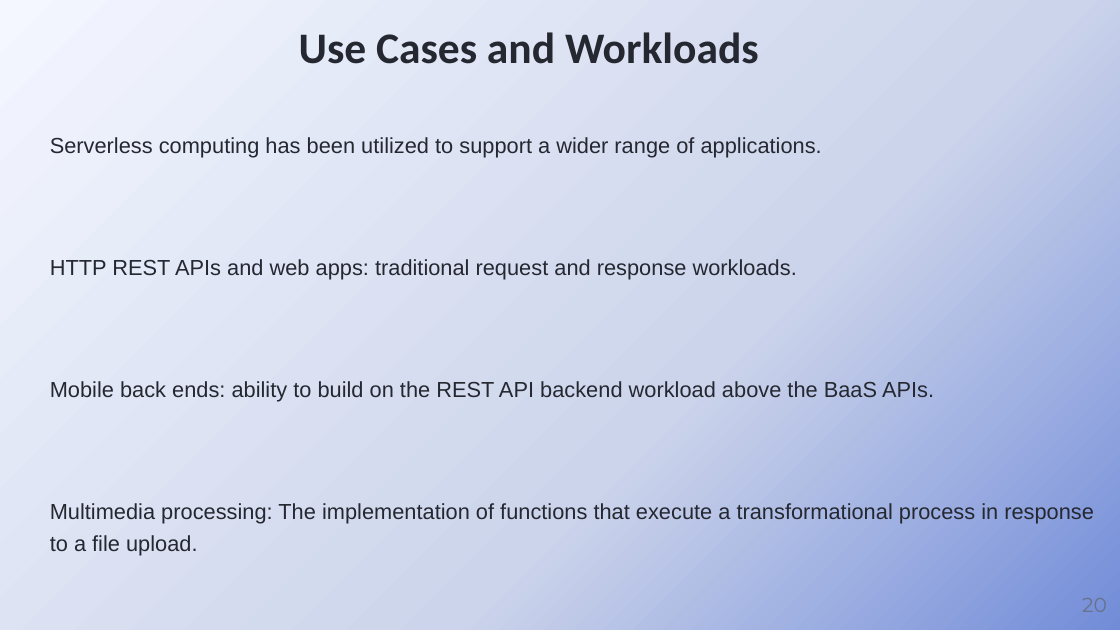
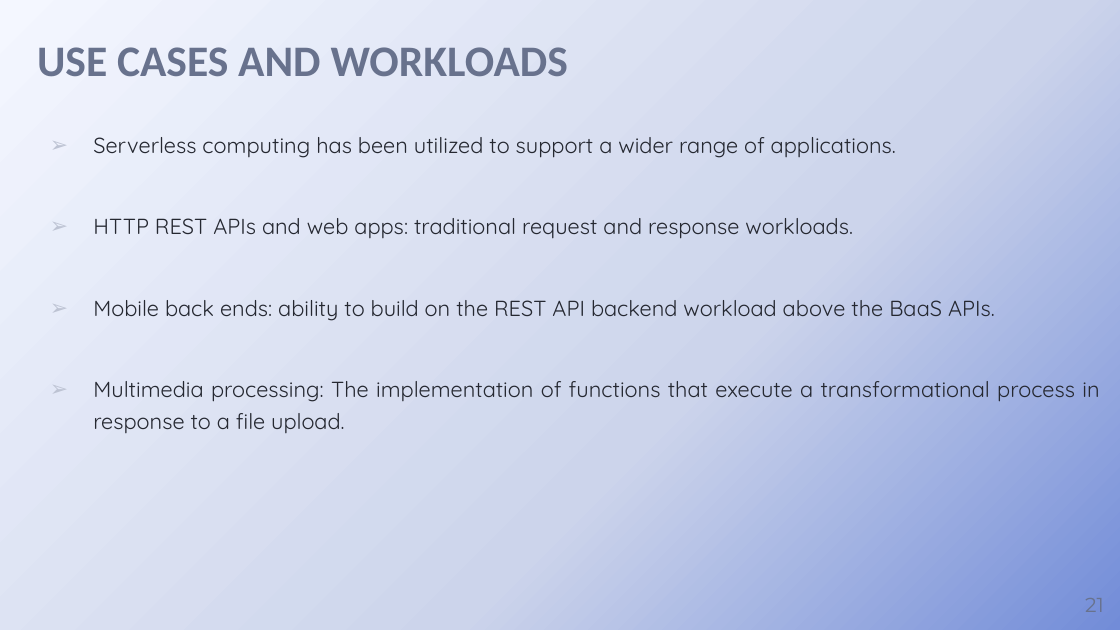
Before and after one commit to chintanBhimani07/unknown, a slide deck: slide 21 of Reports/Seminar-ppt.pptx (slide 20 before the commit). Drawn at 1120x630 pixels with LibreOffice and Linux fonts; fonts in the diff are those of the drawing; background and template pictures are left out. Boxes give left, top, right and bottom in pixels: in the first picture for what was removed or moved away, otherwise in the second. Text is boxed around its words. In the diff, an @@ line names an element or a change of style, - is before the commit and + after.

```diff
--- a/Reports/Seminar-ppt.pptx
+++ b/Reports/Seminar-ppt.pptx
@@ title at [37, 47, 568, 77]: text changed; text colour #252831 to #68728D @@
-Use Cases and Workloads
+USE CASES AND WORKLOADS
@@ text "Serverless computing has been utilized ..." at [93, 137, 1099, 433]: font Arial to Quicksand; alignment left to justified; bullet none to ➢ @@
@@ page number at [1070, 580, 1120, 630]: text changed @@
-20
+21
```
Also in this commit, not shown: 17 other slides changed, 1 slide added, 31 other files.
